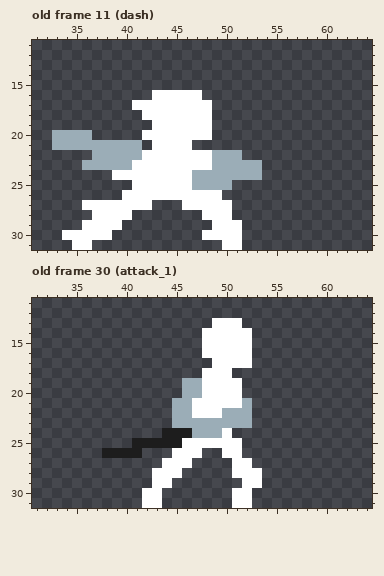
Two versions of one pixel-art file, Assets/Resources/Sprites/player.aseprite. Above is the file before it was changed.
96x32 pixels, 48 frames. Colours within 5 levels of each other are drawn and written as one. Shown: old frame 11 (dash): x 31..64, y 11..31; old frame 30 (attack_1): x 31..64, y 11..31. The commit also changed other frames, which this record leaves out.
Once edited:
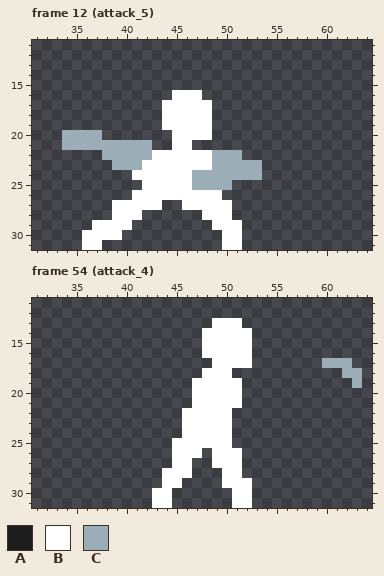
Palette (. is transparent): A #1d1d1d  B #ffffff  C #9badb7
A new or re-ordered frame is compared with the old frame closest to it.
Difference:
frames 48 -> 56
Frame 12 (attack_5) is new; against old frame 11 (dash), layers "motion", "arms", "base":
Colour B is added in row 27 at x 43; in row 28 at x 41; in row 29 at x 40; in row 30 at x 39; in row 31 at x 37.
Colour C is added in row 20 at x 37; in row 21 at x 42.
Colour C replaces colour B in row 22 at x 42; in row 23 at x 41.
The author cleared colour B in row 16 at x 43 to 44; in row 17 at x 41 to 43; in row 18 at x 42 to 43; in row 19 at x 43; in row 20 at x 42 to 44; in row 21 at x 43 to 44.
The author cleared colour B in row 24 at x 39 to 40; in row 25 at x 41; in row 26 at x 40; in row 27 at x 36 to 38; in row 28 at x 37 to 38; in row 29 at x 36.
The author cleared colour B in row 30 at x 34 to 35 and 48 to 49; in row 31 at x 35.
The author cleared colour C in rows 20 to 21 at x 33; in row 22 at x 37; in row 23 at x 36 to 38.
Frame 54 (attack_4) is new; against old frame 30 (attack_1), layers "motion", "arms", "base":
Colour B is added in row 26 at x 49; in row 27 at x 49 to 50; in row 28 at x 46 and 50; in row 29 at x 45 and 50 to 51; in rows 30 to 31 at x 44.
Colour B replaces colour A in row 24 at x 46; in row 25 at x 45.
Colour B replaces colour C in rows 19 to 20 at x 47; in row 22 at x 46 and 50; in row 23 at x 46 to 50; in row 24 at x 47 to 49.
Colour C is added in row 17 at x 60 to 62; in row 18 at x 62 to 63; in row 19 at x 63.
The author cleared colour A in row 24 at x 44 to 45; in row 25 at x 41 to 44; in row 26 at x 38 to 41.
The author cleared colour B in row 25 at x 51; in row 27 at x 44 and 52; in row 28 at x 43 and 52 to 53; in row 29 at x 43 and 53; in rows 30 to 31 at x 42.
The author cleared colour C in rows 19 to 20 at x 46; in row 21 at x 45 to 46 and 52; in rows 22 to 23 at x 45 and 51 to 52.
